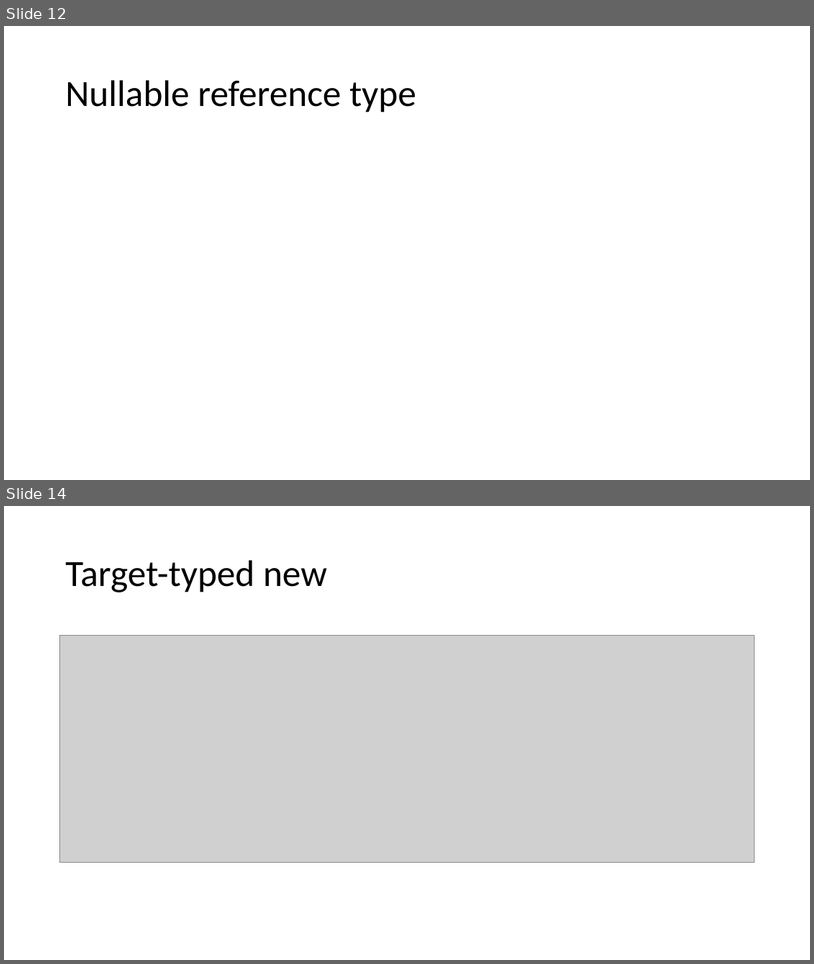
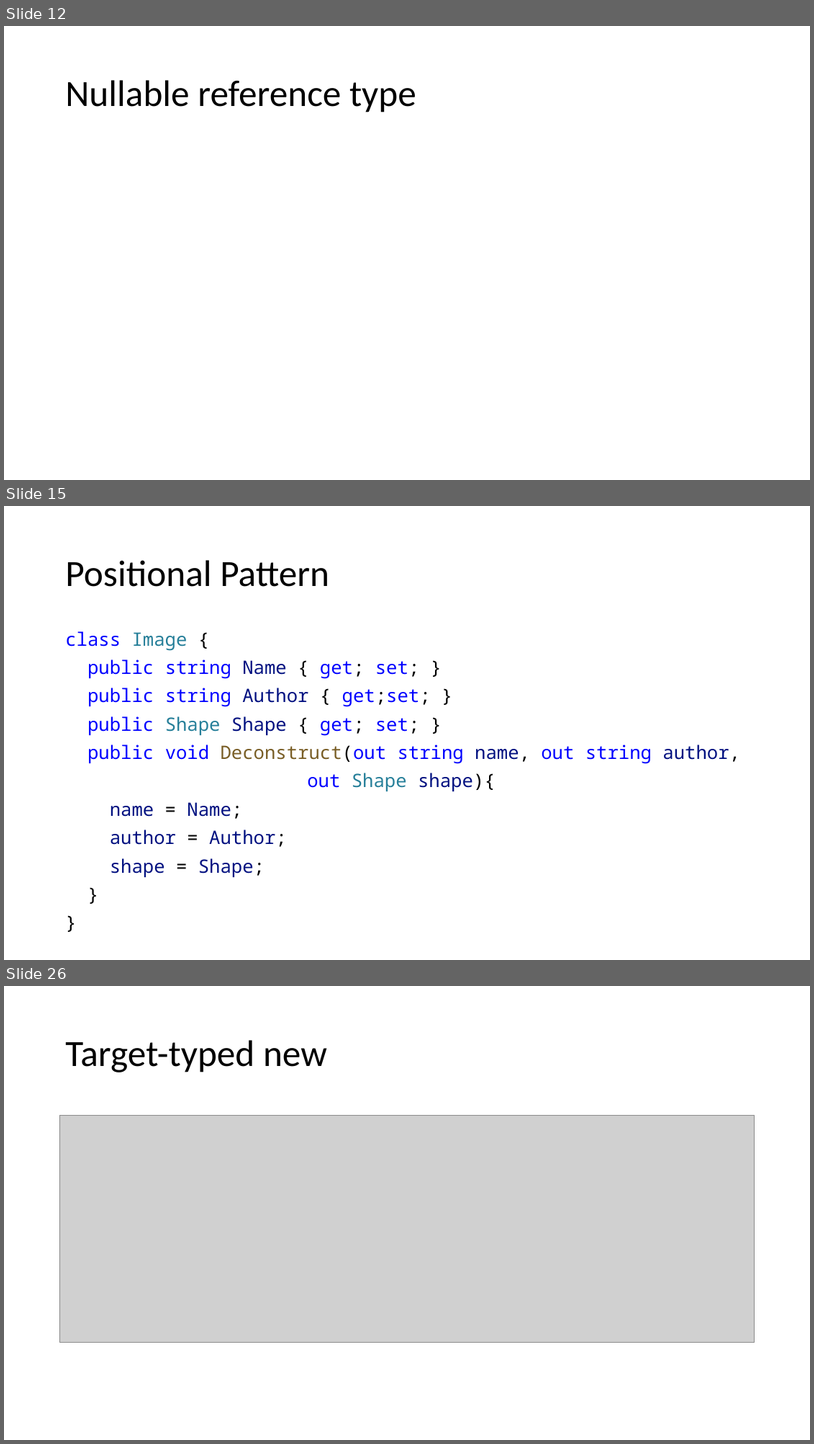
Before and after one commit to kugushev/presentations, a slide deck: Presentation.pptx. Shown one above the other, each under a label of ours: slides 12 and 14 before the commit, slides 12, 15 and 26 after it; the slides between them are not shown. The pictures are 814x964 and 814x1444 pixels, drawn with LibreOffice and Linux fonts; fonts in the diff are those of the drawing; grey boxes stand for pictures. Boxes give left, top, right and bottom in pixels: in the first picture for what was removed or moved away, otherwise in the second. Text is boxed around its words. In the diff, an @@ line names an element or a change of style, - is before the commit and + after.

Commit message:
add recuresive pattern

```diff
--- a/Presentation.pptx
+++ b/Presentation.pptx
@@ slide 15 added at box(4, 506, 810, 960), background #FFFFFF @@
@@ title added at box(65, 560, 329, 587), 44 pt, text #000000 @@
+Positional Pattern
@@ text added at box(65, 631, 741, 877), 22 pt, text #0000FF @@
+class Image {
+public string Name { get; set; }
+public string Author { get;set; }
+public Shape Shape { get; set; }
+public void Deconstruct(out string name, out string author,
+out Shape shape){
+name = Name;
+author = Author;
+shape = Shape;
+}
+}
@@ what was slide 14 is now slide 26 @@
```
Also in this commit, not shown: 13 other slides added, 1 slide removed, 4 other files.
